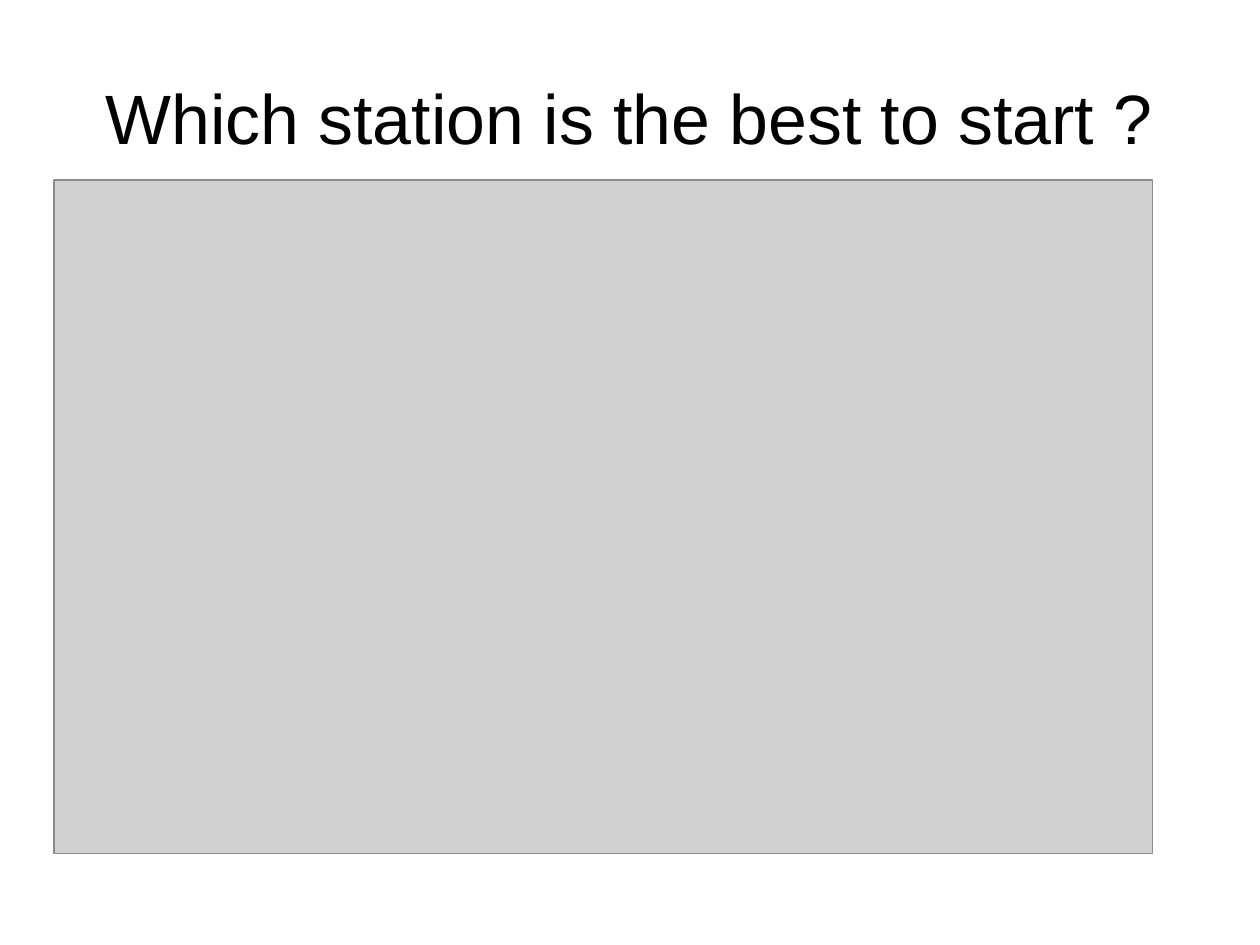
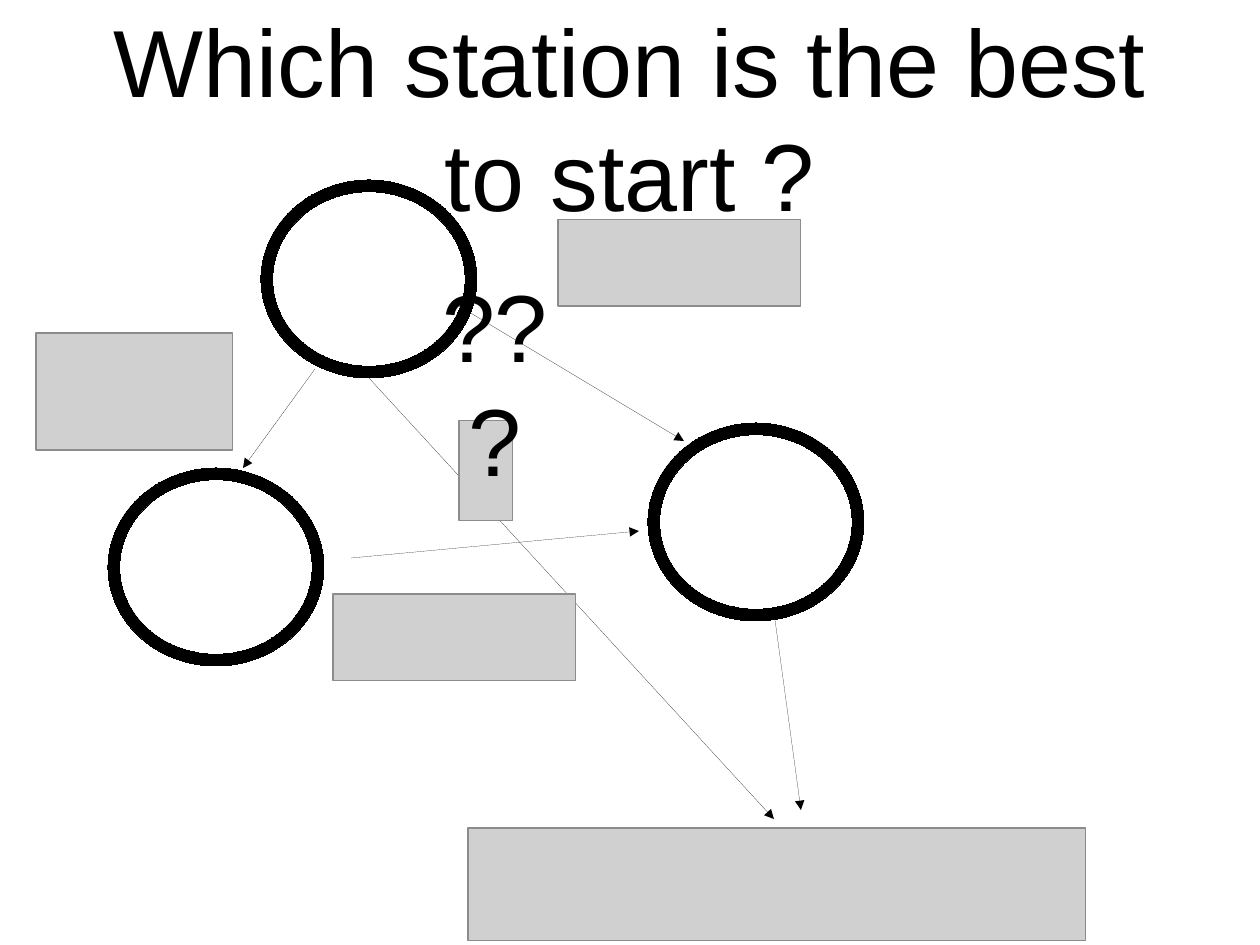
Before and after one commit to zmijunkie/elm_haltestellen_monitor_bootstrap4, a slide deck: slide 2 of haltestellenmonitor.odp. Drawn at 1260x945 pixels with LibreOffice and Linux fonts; fonts in the diff are those of the drawing; grey boxes stand for pictures. Boxes give left, top, right and bottom in pixels: in the first picture for what was removed or moved away, otherwise in the second. Text is boxed around its words. In the diff, an @@ line names an element or a change of style, - is before the commit and + after.

```diff
--- a/haltestellenmonitor.odp
+++ b/haltestellenmonitor.odp
@@ title "Which station is the best ..." moved from (x1=105, y1=93, x2=1094, y2=145) to (x1=114, y1=28, x2=1145, y2=229) @@
@@ title "Which station is the best ..." at (x1=114, y1=28, x2=1145, y2=229): size 44 to 60 pt @@
@@ donut added at (x1=261, y1=180, x2=477, y2=377), fill #000000, outline #000000 0 pt @@
@@ picture added at (x1=558, y1=220, x2=802, y2=306) @@
@@ title added at (x1=432, y1=274, x2=558, y2=487), 60 pt, text #000000 @@
+???
@@ arrow added from (460, 306) to (684, 441), #000000 0 pt @@
@@ picture added at (x1=35, y1=333, x2=232, y2=449) @@
@@ arrow added from (316, 369) to (244, 468), #000000 0 pt @@
@@ arrow added from (369, 378) to (774, 820), #000000 0 pt @@
@@ picture resized from (x1=54, y1=180, x2=1153, y2=853) to (x1=460, y1=421, x2=513, y2=521) @@
@@ donut added at (x1=648, y1=423, x2=864, y2=621), fill #000000, outline #000000 0 pt @@
@@ donut added at (x1=107, y1=468, x2=324, y2=665), fill #000000, outline #000000 0 pt @@
@@ arrow added from (351, 558) to (639, 532), #000000 0 pt @@
@@ picture added at (x1=333, y1=595, x2=576, y2=681) @@
@@ arrow added from (774, 612) to (802, 811), #000000 0 pt @@
@@ picture added at (x1=468, y1=828, x2=1085, y2=940) @@
```
Also in this commit, not shown: 1 other slide changed, 8 slides added, 1 slide removed, 1 other file.
